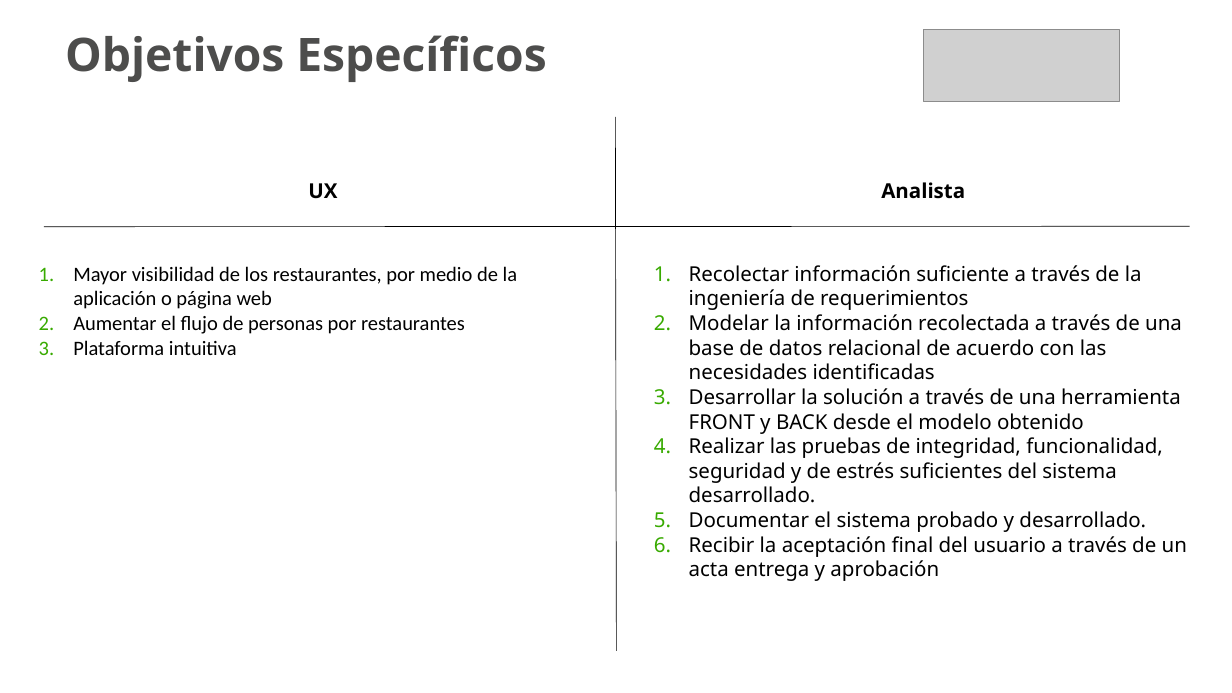
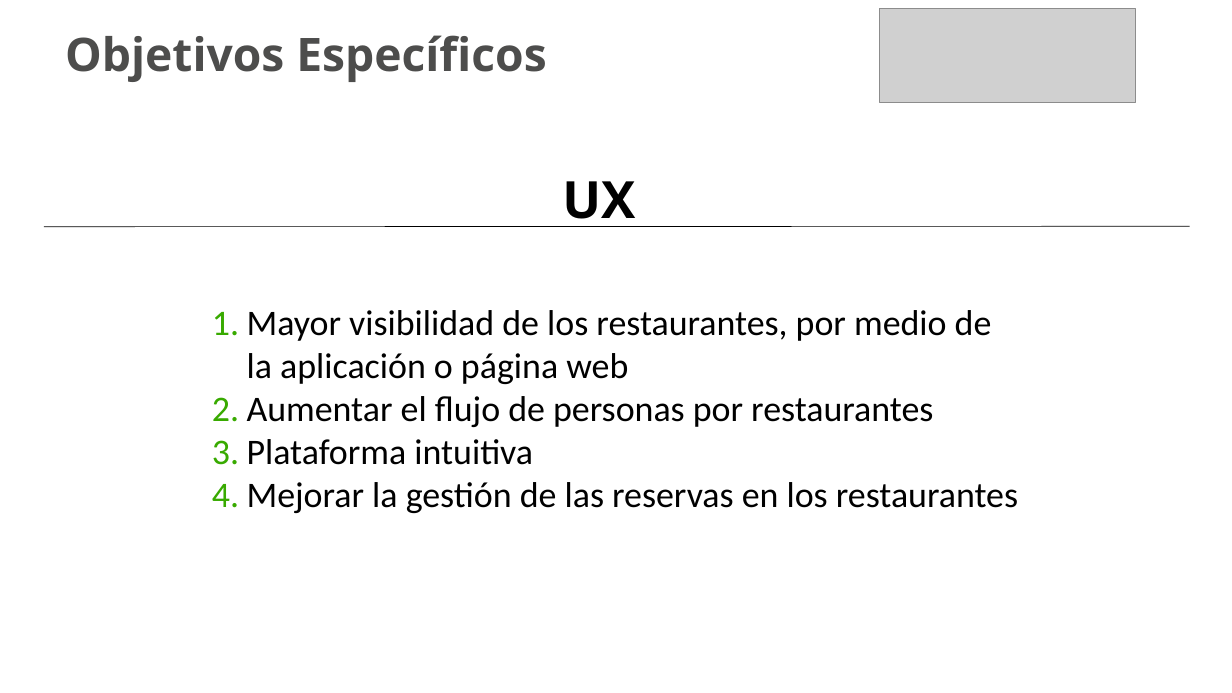
Before and after one commit to SebastianPacheco05/Reservify, a slide deck: slide 8 of docs/docs/files/GC-F-004FormatoPlantillaPresentacionPowerPointV09 (2).pptx (slide 9 before the commit). Drawn at 1232x693 pixels with LibreOffice and Linux fonts; fonts in the diff are those of the drawing; grey boxes stand for pictures; background and template pictures are left out. Boxes give left, top, right and bottom in pixels: in the first picture for what was removed or moved away, otherwise in the second. Text is boxed around its words. In the diff, an @@ line names an element or a change of style, - is before the commit and + after.

```diff
--- a/docs/docs/files/GC-F-004FormatoPlantillaPresentacionPowerPointV09 (2).pptx
+++ b/docs/docs/files/GC-F-004FormatoPlantillaPresentacionPowerPointV09 (2).pptx
@@ picture: place and size @@
-picture at box(923, 30, 1119, 102)
+picture at box(880, 8, 1135, 103)
@@ line removed from (616, 117) to (616, 651) @@
@@ text "UX": place and size @@
-text "UX" at box(308, 183, 337, 199)
+text "UX" at box(562, 181, 635, 227)
@@ text "UX" at box(562, 181, 635, 227): size 16 to 40 pt @@
@@ text removed at box(881, 182, 965, 199) @@
-Analista
@@ text removed at box(689, 265, 1187, 577) @@
-1. Recolectar información suficiente a través de la ingeniería de requerimientos
-2. Modelar la información recolectada a través de una base de datos relacional de acuerdo con las necesidades identificadas
-3. Desarrollar la solución a través de una herramienta FRONT y BACK desde el modelo obtenido
-4. Realizar las pruebas de integridad, funcionalidad, seguridad y de estrés suficientes del sistema desarrollado.
-5. Documentar el sistema probado y desarrollado.
-6. Recibir la aceptación final del usuario a través de un acta entrega y aprobación
@@ text "Mayor visibilidad de los restaurantes, ...": place and size @@
-text "Mayor visibilidad de los restaurantes, ..." at box(73, 266, 518, 355)
+text "Mayor visibilidad de los restaurantes, ..." at box(247, 310, 1018, 513)
@@ text at box(247, 310, 992, 465): size 16 to 28 pt in "Mayor visibilidad de los restaurantes, por medio ...", "Aumentar el flujo de personas por restaurantes", "Plataforma intuitiva" @@
@@ text at box(247, 482, 1018, 513): paragraph added @@
+4. Mejorar la gestión de las reservas en los restaurantes
```
Also in this commit, not shown: 14 other slides changed, 2 slides added, 8 slides removed, 1 other file.
